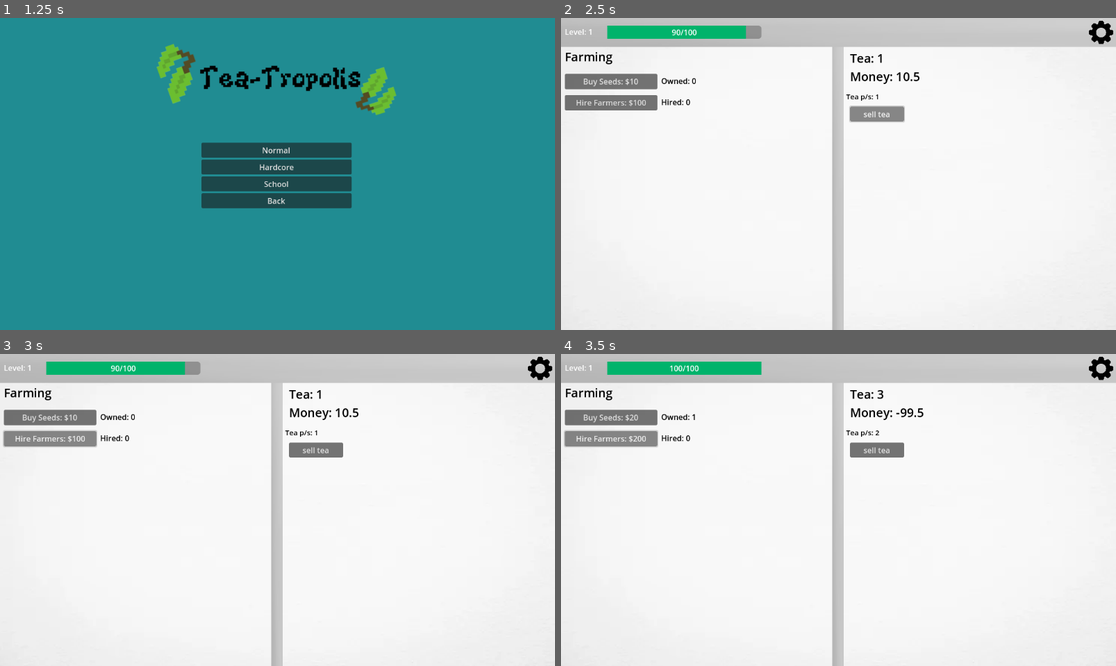
Above: before the commit, frames 1-4 (two rows, left to right).
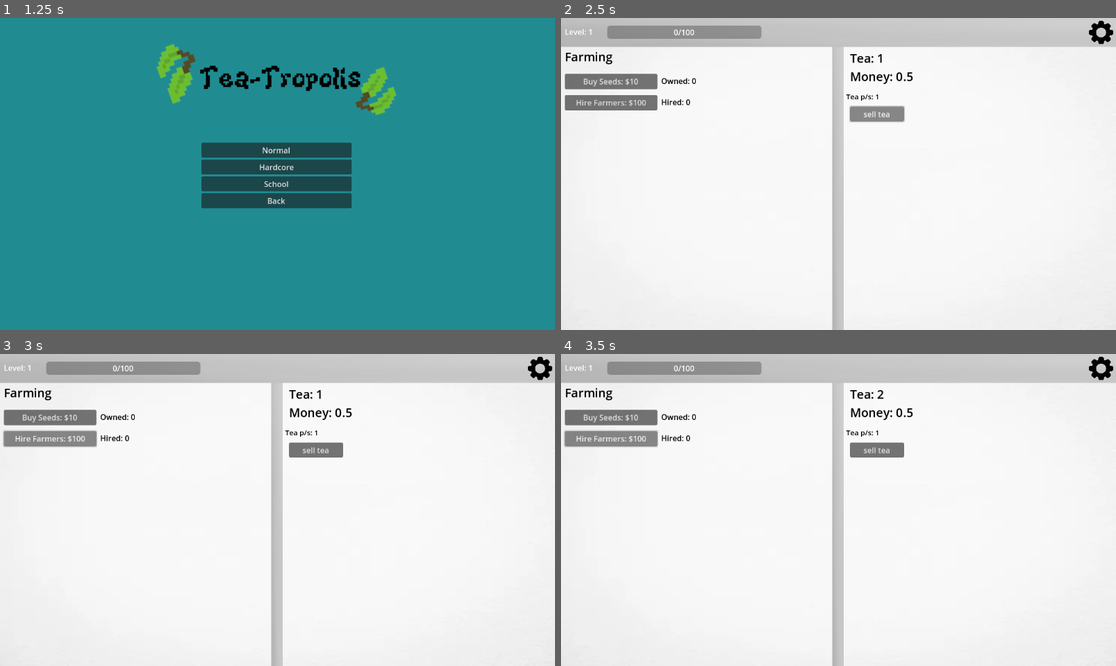
Above: after the commit, the same moments.

Repository: scarvey01/tea-tropolis
Game: Godot game, scene res://menu screens/Main Menu.tscn
The game is run twice, just before and just after one commit, with the same random seed, the same clock (stepped at 60 frames per second) and the same inputs. The project has no main scene, so this scene is started directly.
Inputs:
- Up to frame 1 (1.25 s): click "New Game" at 0.5 s
- Up to frame 2 (2.5 s): click "School" at 1.25 s; click "sell tea" at 2 s
- Up to frame 3 (3 s): click "Hire Farmers: $100" at 2.75 s
- Up to frame 4 (3.5 s): no input

Frame 1 is identical in both runs. In frame 2, 1.1% of the frame differs, in the area x 8-65%, y 2-21%; in frame 3, 1.1%; in frame 4, 1.3%, in the area x 8-66%, y 2-29%.

Commit message:
Add files via upload

Diff:
--- a/Game (school)/tea_tropolis_school.gd
+++ b/Game (school)/tea_tropolis_school.gd
@@ -1,21 +1,24 @@
 extends Node2D
 var setting_menu_open = true
 var dark_mode = false
-var level = 1
-var xp = 90
-var levelxp = 100
-var tea = 20
+var level = 1 #LEVEL LEVEL LEVEL LEVEL LEVEL LEVEL
+var xp = 0 #########################
+var levelxp = 100########################
+var tea = 0## TEA TEA TEA TEA TEA TEA TEA TEA
 var teaps = 1
 var tea_all_time = 0
 var teatomoney = 0.5
-var money = 0
+var money = 0 ### Money Money Money Money Money Money
 var money_all_time = 0
 var money_spent = 0
 var seed_cost = 10
-var max_seed = 10
+var max_seed = 9
 var seed_owned = 0
 var farmer_cost = 100
 var farmer_owned = 0
+var age_rack_cost = 2500
+var aging_cost = 1000
+var aged = false
 
 func _ready():
 	# Create a new Timer
@@ -35,6 +38,8 @@
 	tea += teaps
 	tea_all_time += teaps
 	update_all()
+func check_level():
+	age_rack_level()
 #RIGHT SIDE OF SCREEN VALUES RIGHT SIDE OF SCREEN VALUES RIGHT SIDE OF SCREEN VALUES
 func display_tea():
 	$gui/Teaamt.text = "Tea: " + str(tea)
@@ -43,9 +48,11 @@
 func display_teaps():
 	$gui/tea_ps.text = "Tea p/s: " + str(teaps)
 func _on_sell_tea_pressed():
+	aged1()
 	money+= tea * teatomoney
 	money_all_time+= tea * teatomoney
 	tea = 0
+	aged = false
 func display_level():
 	$gui/Level.text = "Level: " + str(level)
 func display_needed_xp():
@@ -59,7 +66,21 @@
 		level += 1
 		levelxp += 50
 		xp = 0
-#BUY STUFF LEFT SIDE BUY STUFF LEFT SIDE BUY STUFF LEFT SIDE  BUY STUFF LEFT SIDE  BUY STUFF LEFT SIDE
+func display_age_tea_cost():
+	$gui/age_tea.text = "Age Tea: $" + str (aging_cost)
+func _on_age_tea_pressed():
+	if money >= aging_cost:
+		money -= aging_cost
+		money_spent += aging_cost
+		xp += 10
+		aged = true
+func aged1():
+	if aged:
+		teatomoney += 0.5
+	elif not aged:
+		teatomoney *= 1
+
+#BUY FARMING BUY FARMING BUY FARMING BUY FARMING BUY FARMING
 func _on_buy_seeds_pressed():
 	if money >= seed_cost and seed_owned <= max_seed:
 		money -= seed_cost
@@ -70,16 +91,35 @@
 		teaps += 1
 func display_seed_cost():
 	$gui/Farming/buy_seeds.text = "Buy Seeds: $" + str(seed_cost)
-func _on_buy_farmers_pressed():
-	money -= farmer_cost
-	farmer_cost += 100
-	max_seed += 2
 func display_farmer_cost():
-	$"gui/Farming/Buy_farmers".text = "Hire Farmers: $" + str(farmer_cost)
+	$gui/Farming/Buy_farmer.text = "Hire Farmers: $" + str(farmer_cost)
+func _on_buy_farmer_pressed():
+	if level >= 2 and money >= farmer_cost:
+		money -= farmer_cost
+		farmer_owned += 1
+		money_spent += farmer_cost
+		farmer_cost += 100
+		max_seed += 2
+		xp += 20
 func display_seed_owned():
 	$gui/Farming/seed_owned.text = "Owned: " + str(seed_owned)
 func display_farmer_owned():
 	$gui/Farming/farmer_owned.text = "Hired: " +str(farmer_owned)
+func age_rack_level():
+	if level >= 3:
+		$gui/buy_aging_rack.visible =true
+func display_buy_aging_rack():
+	$gui/buy_aging_rack.text = "Buy Aging Rack: $" + str(age_rack_cost)
+func _on_buy_aging_rack_pressed():
+	if money >= age_rack_cost and level >= 5:
+		money -= age_rack_cost
+		money_spent += age_rack_cost
+		xp+= 25
+		$gui/buy_aging_rack.visible = false
+		$gui/age_tea.visible = true
+		$gui/buffs.visible = true
+func display_age_cost():
+	$gui/age_tea.text = "age tea: $" + str(aging_cost)
 #SETTINGS MENU SETTINGS MENU SETTINGS MENUSETTINGS MENU SETTINGS MENU SETTINGS MENU
 func openclosesettings(): #Toggles visibility of settings menu node
 	if setting_menu_open:
@@ -122,6 +162,7 @@
 func update_all():
 	display_tea()
 	display_money()
+	check_level()
 	display_teaps()
 	display_total_tea()
 	display_total_money()
@@ -134,3 +175,5 @@
 	display_needed_xp()
 	diplay_xp_bar()
 	leveling()
+	display_buy_aging_rack()
+	display_age_cost()
--- a/Game (school)/tea_tropolis_school.tscn
+++ b/Game (school)/tea_tropolis_school.tscn
@@ -249,13 +249,12 @@
 offset_bottom = 148.0
 text = "Buy seeds"
 
-[node name="Buy_farmers" type="Button" parent="gui/Farming"]
+[node name="Buy_farmer" type="Button" parent="gui/Farming"]
 offset_left = 8.0
 offset_top = 160.0
 offset_right = 200.0
 offset_bottom = 192.0
-text = "hire farmers
-"
+text = "Buy farmers"
 
 [node name="seed_owned" type="RichTextLabel" parent="gui/Farming"]
 anchors_preset = -1
@@ -304,6 +303,41 @@
 text = "0/0"
 horizontal_alignment = 1
 
+[node name="buy_aging_rack" type="Button" parent="gui"]
+visible = false
+offset_left = 8.0
+offset_top = 204.0
+offset_right = 200.0
+offset_bottom = 236.0
+text = "Buy aging rack"
+
+[node name="age_tea" type="Button" parent="gui"]
+visible = false
+offset_left = 600.0
+offset_top = 296.0
+offset_right = 792.0
+offset_bottom = 328.0
+text = "Age Tea"
+
+[node name="buffs" type="RichTextLabel" parent="gui"]
+visible = false
+offset_left = 600.0
+offset_top = 256.0
+offset_right = 712.0
+offset_bottom = 296.0
+theme_override_colors/default_color = Color(0, 0, 0, 1)
+theme_override_font_sizes/normal_font_size = 25
+text = "Buffs:"
+
+[node name="Farming" type="RichTextLabel" parent="."]
+offset_left = 8.0
+offset_top = 63.0
+offset_right = 112.0
+offset_bottom = 103.0
+theme_override_colors/default_color = Color(0, 0, 0, 1)
+theme_override_font_sizes/normal_font_size = 25
+text = "Farming"
+
 [connection signal="pressed" from="gui/settings button" to="." method="_on_settings_button_pressed"]
 [connection signal="pressed" from="gui/sell_tea" to="." method="_on_sell_tea_pressed"]
 [connection signal="pressed" from="gui/sell_tea" to="." method="_on_button_pressed"]
@@ -312,5 +346,6 @@
 [connection signal="pressed" from="gui/settings menu/settings menu/settings options/VBoxContainer/main menu" to="." method="_on_main_menu_pressed"]
 [connection signal="pressed" from="gui/settings menu/settings menu/settings options/VBoxContainer/quit" to="." method="_on_quit_pressed"]
 [connection signal="pressed" from="gui/Farming/buy_seeds" to="." method="_on_buy_seeds_pressed"]
-[connection signal="pressed" from="gui/Farming/Buy_farmers" to="." method="_on_buy_seeds_pressed"]
-[connection signal="pressed" from="gui/Farming/Buy_farmers" to="." method="_on_buy_farmers_pressed"]
+[connection signal="pressed" from="gui/Farming/Buy_farmer" to="." method="_on_buy_farmer_pressed"]
+[connection signal="pressed" from="gui/buy_aging_rack" to="." method="_on_buy_aging_rack_pressed"]
+[connection signal="pressed" from="gui/age_tea" to="." method="_on_age_tea_pressed"]
Not shown: 1 places in menu screens/Mode Select.tscn that only renumber resources
